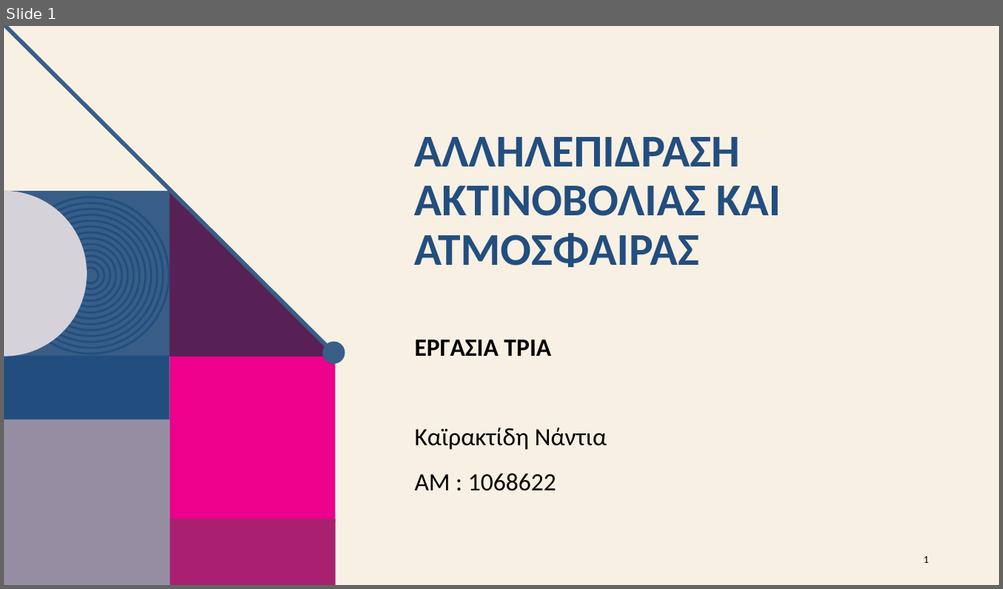
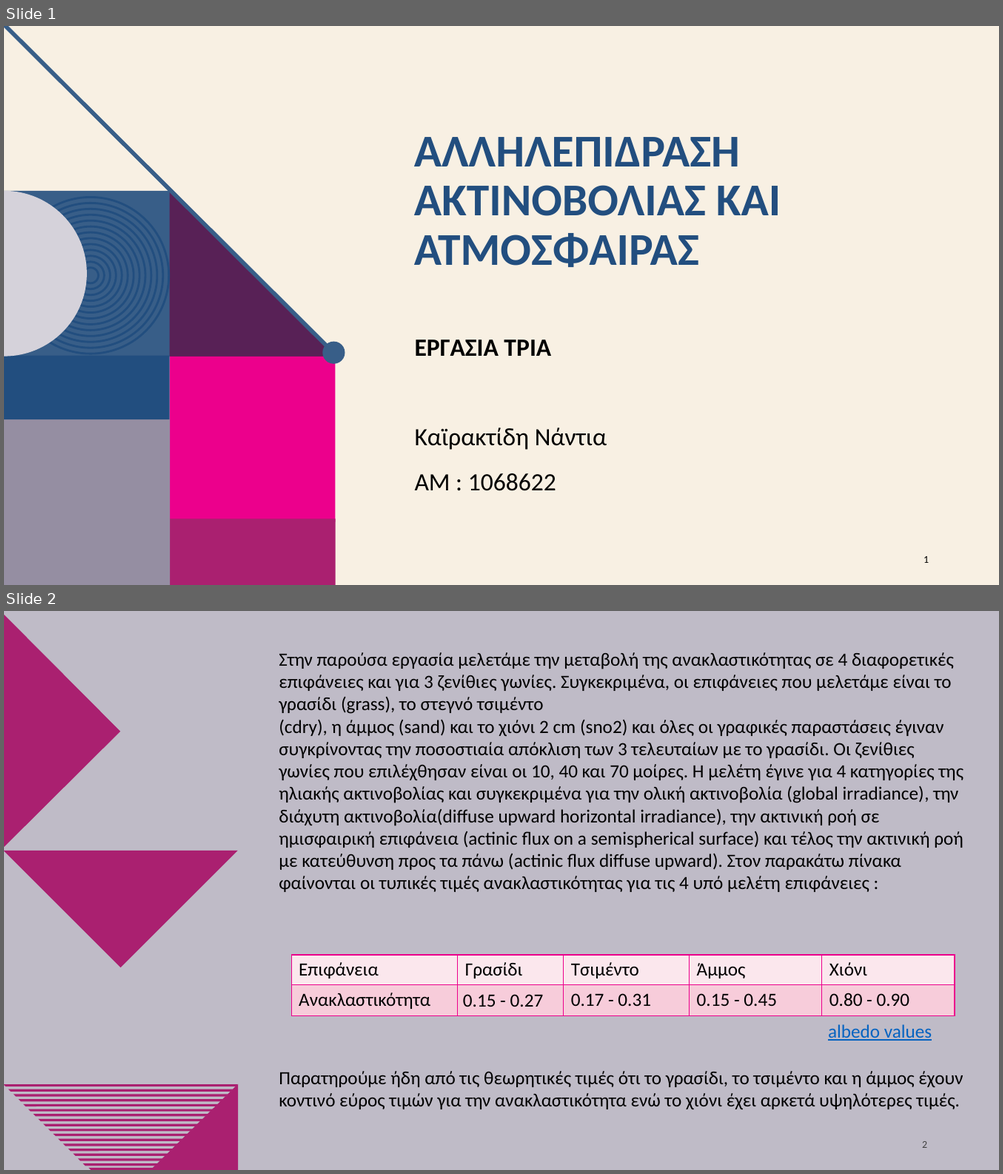
Before and after one commit to nadezsha/MSc---Applied-Meteorology-and-Environmental-Physics, a slide deck: Radiation and Atmosphere Interaction/Report 3/ΕργασίαΤρία.pptx. Shown one above the other, each under a label of ours: slide 1 before the commit, slides 1 and 2 after it. The pictures are 1003x589 and 1003x1174 pixels, drawn with LibreOffice and Linux fonts; fonts in the diff are those of the drawing; background and template pictures are left out. Boxes give left, top, right and bottom in pixels: in the first picture for what was removed or moved away, otherwise in the second. Text is boxed around its words. In the diff, an @@ line names an element or a change of style, - is before the commit and + after.

```diff
--- a/Radiation and Atmosphere Interaction/Report 3/ΕργασίαΤρία.pptx
+++ b/Radiation and Atmosphere Interaction/Report 3/ΕργασίαΤρία.pptx
@@ slide 2 added at (4, 611, 999, 1170), background #BFBBC7 @@
@@ freeform shape added at (4, 614, 120, 849), fill #AA2070 @@
@@ text added at (279, 652, 963, 892), 18 pt, text #000000 @@
+Στην παρούσα εργασία μελετάμε την μεταβολή της ανακλαστικότητας σε 4 διαφορετικές επιφάνειες και για 3 ζενίθιες γωνίες. Συγκεκριμένα, οι επιφάνειες που μελετάμε είναι το γρασίδι (grass), το στεγνό τσιμέντο
+(cdry), η άμμος (sand) και το χιόνι 2 cm (sno2) και όλες οι γραφικές παραστάσεις έγιναν συγκρίνοντας την ποσοστιαία απόκλιση των 3 τελευταίων με το γρασίδι. Οι ζενίθιες γωνίες που επιλέχθησαν είναι οι 10, 40 και 70 μοίρες. Η μελέτη έγινε για 4 κατηγορίες της ηλιακής ακτινοβολίας και συγκεκριμένα για την ολική ακτινοβολία (global irradiance), την διάχυτη ακτινοβολία(diffuse upward horizontal irradiance), την ακτινική ροή σε ημισφαιρική επιφάνεια (actinic flux on a semispherical surface) και τέλος την ακτινική ροή με κατεύθυνση προς τα πάνω (actinic flux diffuse upward). Στον παρακάτω πίνακα φαίνονται οι τυπικές τιμές ανακλαστικότητας για τις 4 υπό μελέτη επιφάνειες :
@@ freeform shape added at (4, 733, 238, 968), fill #AA2070 @@
@@ table added at (291, 955, 956, 1016), 2 rows, 5 columns @@
+Επιφάνεια | Γρασίδι | Τσιμέντο | Άμμος | Χιόνι
+Ανακλαστικότητα | 0.15 - 0.27 | 0.17 - 0.31 | 0.15 - 0.45 | 0.80 - 0.90
@@ text added at (828, 1025, 931, 1041), 18 pt, text #0563C1, underline @@
+albedo values
@@ text added at (279, 1071, 962, 1111), 18 pt, text #000000 @@
+Παρατηρούμε ήδη από τις θεωρητικές τιμές ότι το γρασίδι, το τσιμέντο και η άμμος έχουν κοντινό εύρος τιμών για την ανακλαστικότητα ενώ το χιόνι έχει αρκετά υψηλότερες τιμές.
@@ freeform shape added at (151, 1084, 239, 1170), fill #AA2070 @@
@@ page number added at (922, 1142, 927, 1148), 10 pt, text #404040 @@
+2
@@ group added at (4, 1085, 238, 1166): 17 freeform shapes @@
@@ freeform shape added at (88, 1168, 164, 1170), fill #AA2070 @@
```
Also in this commit, not shown: 8 other slides added, 4 slides removed.
